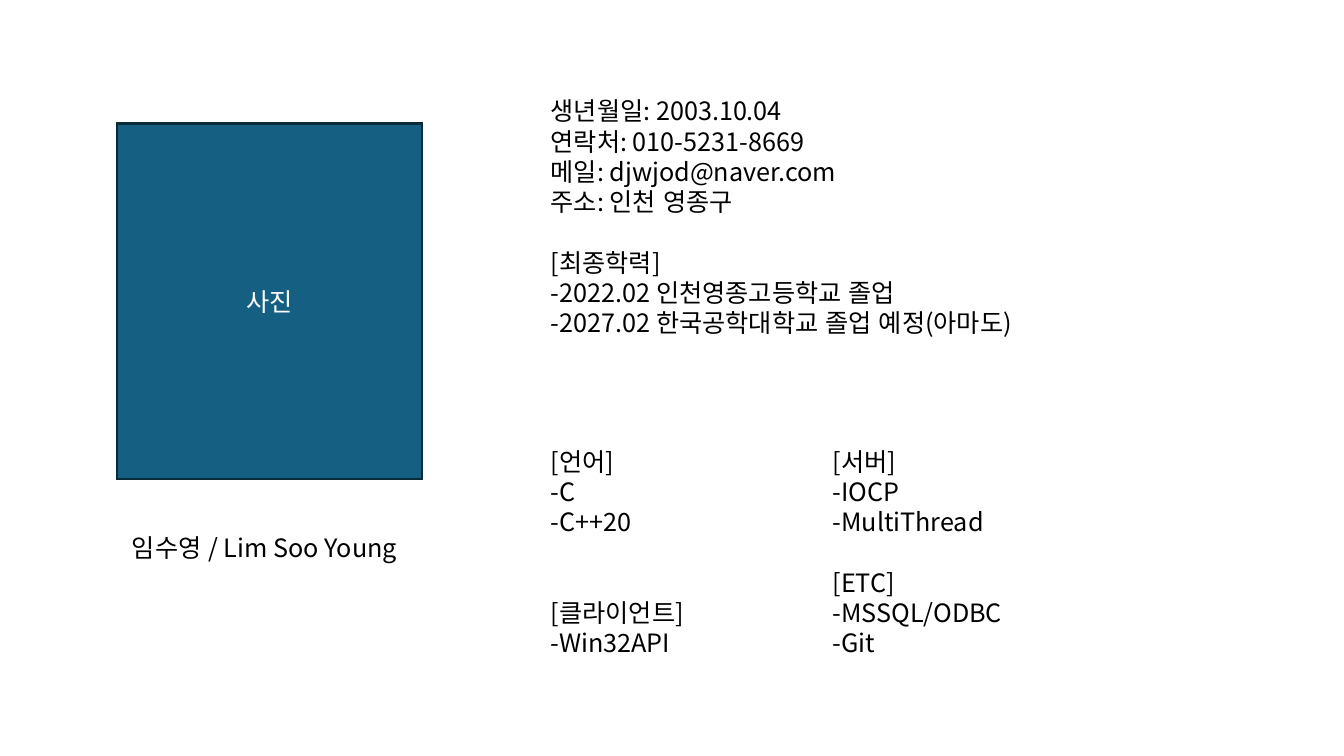
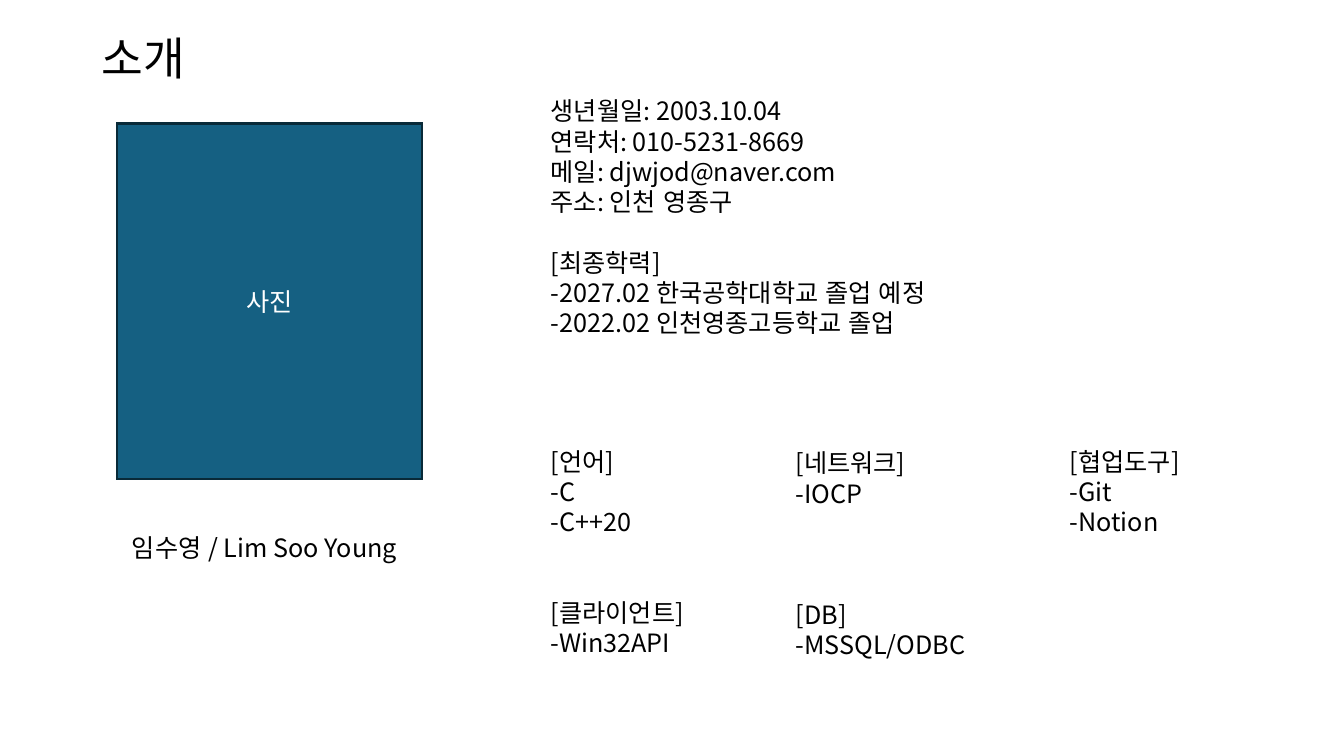
Before and after one commit to kimi5231/B1A2_project, a slide deck: slide 3 of 포트폴리오/임수영/포트폴리오.pptx. Drawn at 1344x756 pixels with LibreOffice and Linux fonts; fonts in the diff are those of the drawing. Boxes give left, top, right and bottom in pixels: in the first picture for what was removed or moved away, otherwise in the second. Text is boxed around its words. In the diff, an @@ line names an element or a change of style, - is before the commit and + after.

```diff
--- a/포트폴리오/임수영/포트폴리오.pptx
+++ b/포트폴리오/임수영/포트폴리오.pptx
@@ title added at bbox=[101, 37, 184, 79], 32.4 pt, text #000000 @@
+소개
@@ text at bbox=[551, 276, 925, 304]: paragraph added @@
+-2027.02 한국공학대학교 졸업 예정
@@ text at bbox=[551, 311, 1012, 337]: paragraph removed @@
--2027.02 한국공학대학교 졸업 예정(아마도)
@@ text "[네트워크]": place and size @@
-text "[네트워크]" at bbox=[833, 450, 1002, 653]
+text "[네트워크]" at bbox=[796, 451, 965, 659]
@@ text at bbox=[796, 451, 906, 477]: text changed @@
-[서버]
+[네트워크]
@@ text added at bbox=[1070, 450, 1180, 532], 18 pt, text #000000 @@
+[협업도구]
+-Git
+-Notion
@@ text at bbox=[796, 604, 847, 629]: text changed @@
--MultiThread
-[ETC]
+[DB]
@@ text at bbox=[833, 632, 875, 653]: paragraph removed @@
--Git
```
Also in this commit, not shown: 6 other slides changed, 5 slides added.
